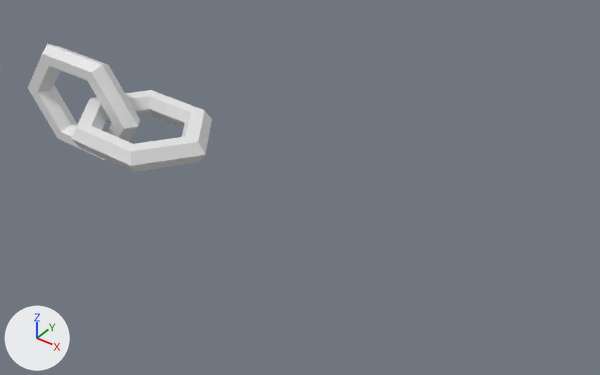
The Blender file corrente.blend: old version first, new version second.
Rendered twice from a 50 mm lens placed at (10.8, -9.39, 7.85), pointed at (3.44, 0.44, -0.23). Every picture has the same lights, and +X, +Y and +Z are marked at lower left.
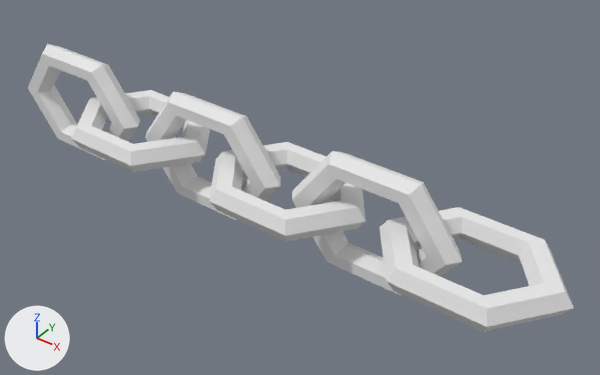
Commit message: pintando corrente

The change, as a list of edits to the scene's bpy script:
```text
Change ob_torus:
    where _m = ob_torus.modifiers.new('Array', 'ARRAY')
    _m.count: 1 -> 3
```

Where the change shows, as pixel boxes (x1, y1, x2, y2) in the pictures (600 x 375 px):
'Torus', modifiers changed (196% wider, 124% taller)
    before: (28, 44, 212, 172)
    after: (28, 44, 574, 332)
